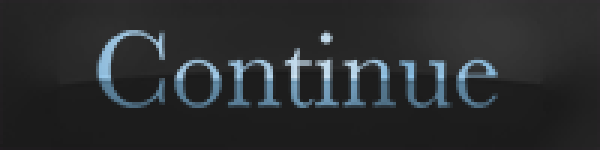
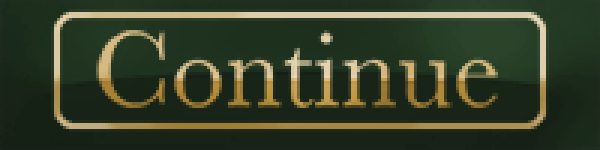
Layered file, before and after one edit (600x150). Changes by layer:
painted on "Continue" over bbox(51, 9, 549, 132)
painted on "Rounded Rectangle 1", masked it over bbox(0, 0, 600, 150)
